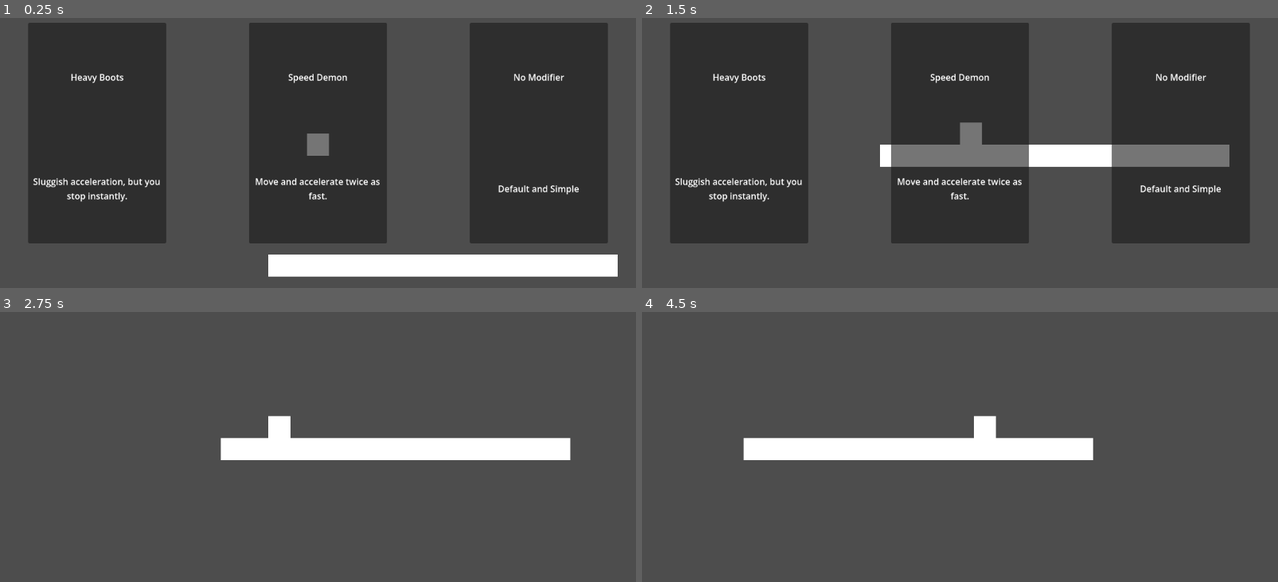
Above: before the commit, frames 1-4 (two rows, left to right).
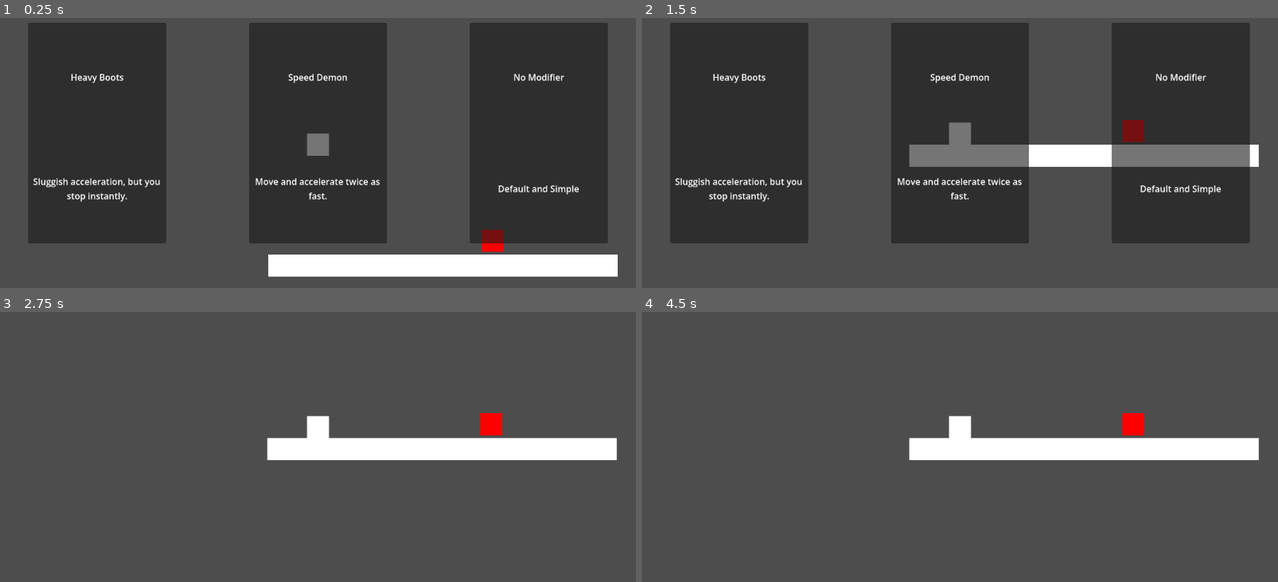
Above: after the commit, the same moments.

Repository: vinit-rao/roguelike-platformer
Game: Godot game, scene res://World.tscn
Two runs of this game, one before a commit and one after it. Both use one fixed random seed, a clock stepped at 60 frames per second and the inputs below.
Inputs (mouse positions are in pixels of both pictures, inside the frame that each line leads up to):
- Up to frame 1 (0.25 s): no input
- Up to frame 2 (1.5 s): move the mouse to (1099, 115) at 0.52 s; hold D (move_right) from 0.53 s (still down); click (1099, 115) at 0.6 s; tap W (jump) at 0.77 s; move the mouse to (832, 150) at 1.27 s; click (832, 150) at 1.35 s
- Up to frame 3 (2.75 s): tap W (jump) at 1.52 s; move the mouse to (381, 347) at 2.02 s; release D (move_right) at 2.03 s; hold A (move_left) from 2.03 s (still down); click (381, 347) at 2.1 s
- Up to frame 4 (4.5 s): move the mouse to (928, 498) at 2.77 s; release A (move_left) at 2.78 s; hold D (move_right) 2.78-4.28 s; click (928, 498) at 2.85 s; tap W (jump) at 3.02, 3.77 s; move the mouse to (1150, 479) at 3.52 s; click (1150, 479) at 3.6 s; move the mouse to (769, 374) at 4.27 s; hold A (move_left) from 4.28 s (still down); click (769, 374) at 4.35 s

The runs differ from the first frame. In frame 1, 0.3% of the frame differs, in the area x 75-80%, y 78-87%; in frame 2, 1.3%; in frame 3, 2.1%; in frame 4, 5.2%, in the area x 15-97%, y 37-55%.
Error after the commit: Invalid access to property or key 'physics_framed' on a base object of type 'SceneTree'. (res://player.gd:130)

Commit message:
Add Enemy and attack damage
DummyEnemy Added (3 hp)
Every attack now deals 1 dmg atm*

Diff:
--- /dev/null
+++ b/DummyEnemy.tscn
@@ -0,0 +1,20 @@
+[gd_scene format=3 uid="uid://bkcejquex02qf"]
+
+[ext_resource type="Script" uid="uid://5m3wdow40v73" path="res://dummy_enemy.gd" id="1_wxufn"]
+
+[sub_resource type="RectangleShape2D" id="RectangleShape2D_45s73"]
+size = Vector2(40, 40)
+
+[node name="DummyEnemy" type="CharacterBody2D" unique_id=257961027 groups=["Enemy"]]
+script = ExtResource("1_wxufn")
+
+[node name="ColorRect" type="ColorRect" parent="." unique_id=1696421535]
+custom_minimum_size = Vector2(40, 40)
+offset_left = -20.0
+offset_top = -20.0
+offset_right = 20.0
+offset_bottom = 20.0
+color = Color(1, 0, 0, 1)
+
+[node name="CollisionShape2D" type="CollisionShape2D" parent="." unique_id=2096924300]
+shape = SubResource("RectangleShape2D_45s73")
--- a/World.tscn
+++ b/World.tscn
@@ -3,6 +3,7 @@
 [ext_resource type="PackedScene" uid="uid://beuc3ogoekifd" path="res://Player.tscn" id="1_c6gwx"]
 [ext_resource type="PackedScene" uid="uid://b8ixwhpe2t3qm" path="res://Modifiers/DraftMenu.tscn" id="2_2dftf"]
 [ext_resource type="PackedScene" uid="uid://hj5g4tgrpirx" path="res://Modifiers/ChoiceCard.tscn" id="3_bcbcq"]
+[ext_resource type="PackedScene" uid="uid://bkcejquex02qf" path="res://DummyEnemy.tscn" id="4_js7pq"]
 
 [sub_resource type="RectangleShape2D" id="RectangleShape2D_c6gwx"]
 size = Vector2(630, 41)
@@ -11,7 +12,6 @@
 position = Vector2(331, 136)
 
 [node name="Player" parent="." unique_id=457606498 instance=ExtResource("1_c6gwx")]
-active_modifier = {}
 
 [node name="Floor" type="StaticBody2D" parent="." unique_id=957797171]
 position = Vector2(175, 252)
@@ -38,3 +38,6 @@
 [node name="DraftMenu" parent="CanvasLayer" unique_id=43045198 instance=ExtResource("2_2dftf")]
 size_flags_horizontal = 4
 card_scene = ExtResource("3_bcbcq")
+
+[node name="DummyEnemy" parent="." unique_id=257961027 instance=ExtResource("4_js7pq")]
+position = Vector2(316, 207)
--- /dev/null
+++ b/dummy_enemy.gd
@@ -0,0 +1,16 @@
+extends CharacterBody2D
+
+var health: int = 3
+
+func take_damage(amount: int) -> void:
+	health -= amount
+	print("Enemy hit! Health remaining: ", health)
+
+	# A quick flash effect so we know it got hit
+	modulate = Color(5, 5, 5, 1)
+	await get_tree().create_timer(0.1).timeout
+	modulate = Color.WHITE
+
+	if health <= 0:
+		print("Dummy destroyed!")
+		queue_free()
--- a/player.gd
+++ b/player.gd
@@ -123,11 +123,17 @@
 	current_state = State.AIR
 
 func start_attack() -> void:
+	print("attack btn pressed")
 	current_state = State.ATTACK
-	print("M1 pressed")
-
 	# enable hitbox and wait
 	attack_hitbox.disabled = false
+	await get_tree().physics_framed
+
+	var hitbox_area = $AttackHitbox
+	for body in hitbox_area.get_overlapping_bodies():
+		if body.is_in_group("Enemy") and body.has_method("take_damage"):
+			body.take_damage(1) # 1 damage yessir
+
 	await get_tree().create_timer(0.3).timeout
 
 	# disable hitbox and reset
Not shown, added: dummy_enemy.gd.uid
